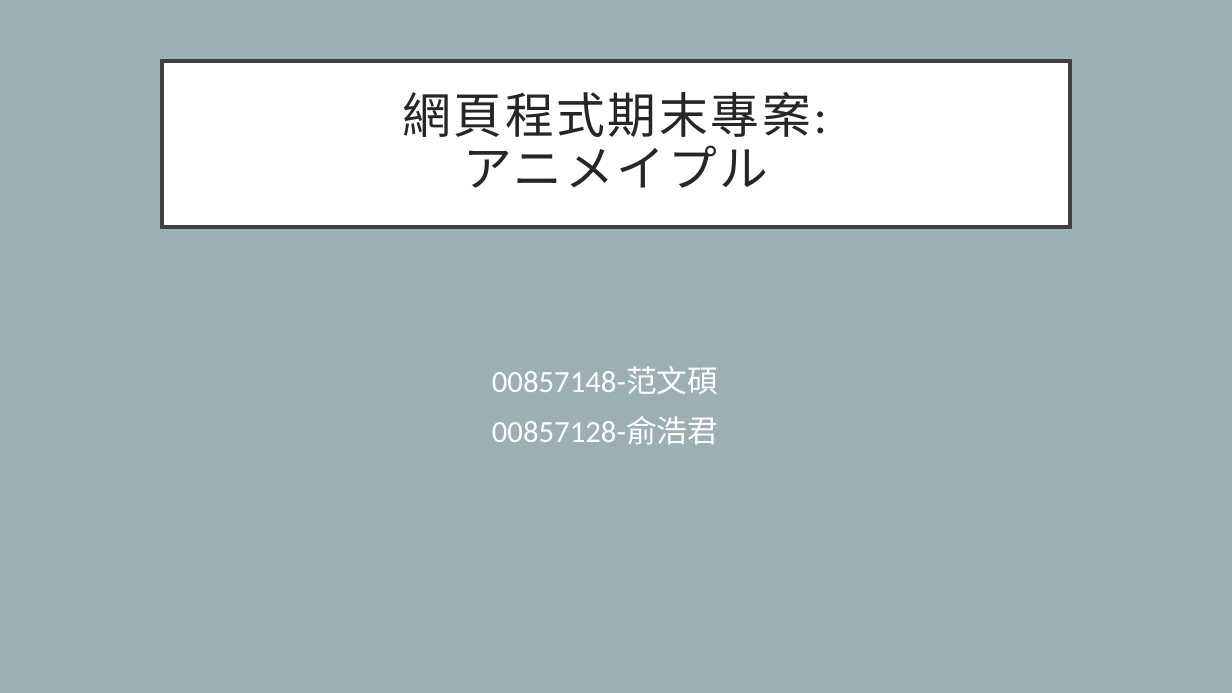
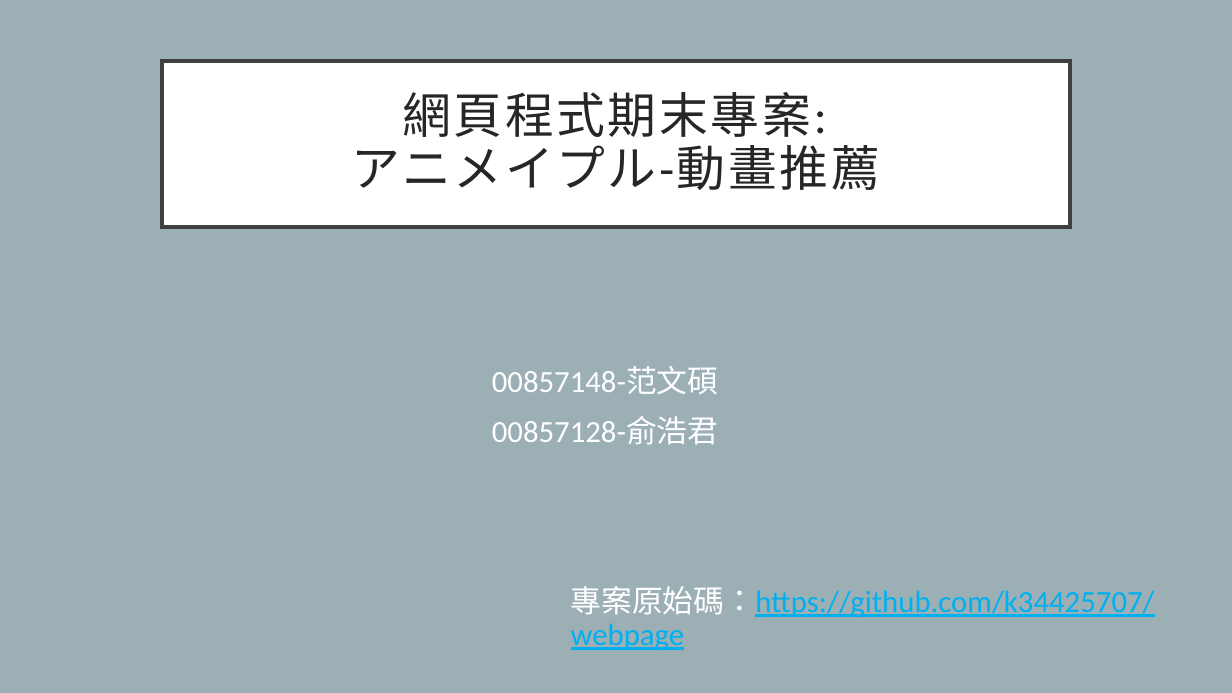
Before and after one commit to k34425707/webpage, a slide deck: slide 1 of AniMaple-動畫推薦.pptx. Drawn at 1232x693 pixels with LibreOffice and Linux fonts; fonts in the diff are those of the drawing. Boxes give left, top, right and bottom in pixels: in the first picture for what was removed or moved away, otherwise in the second. Text is boxed around its words. In the diff, an @@ line names an element or a change of style, - is before the commit and + after.

```diff
--- a/AniMaple-動畫推薦.pptx
+++ b/AniMaple-動畫推薦.pptx
@@ title at [352, 92, 880, 190]: text changed @@
-網頁程式期末專案:
-アニメイプル
+網頁程式期末專案:
+アニメイプル-動畫推薦
@@ text added at [571, 586, 1155, 651], 24 pt, text #00B0F0, underline @@
+專案原始碼：https://github.com/k34425707/webpage
```
